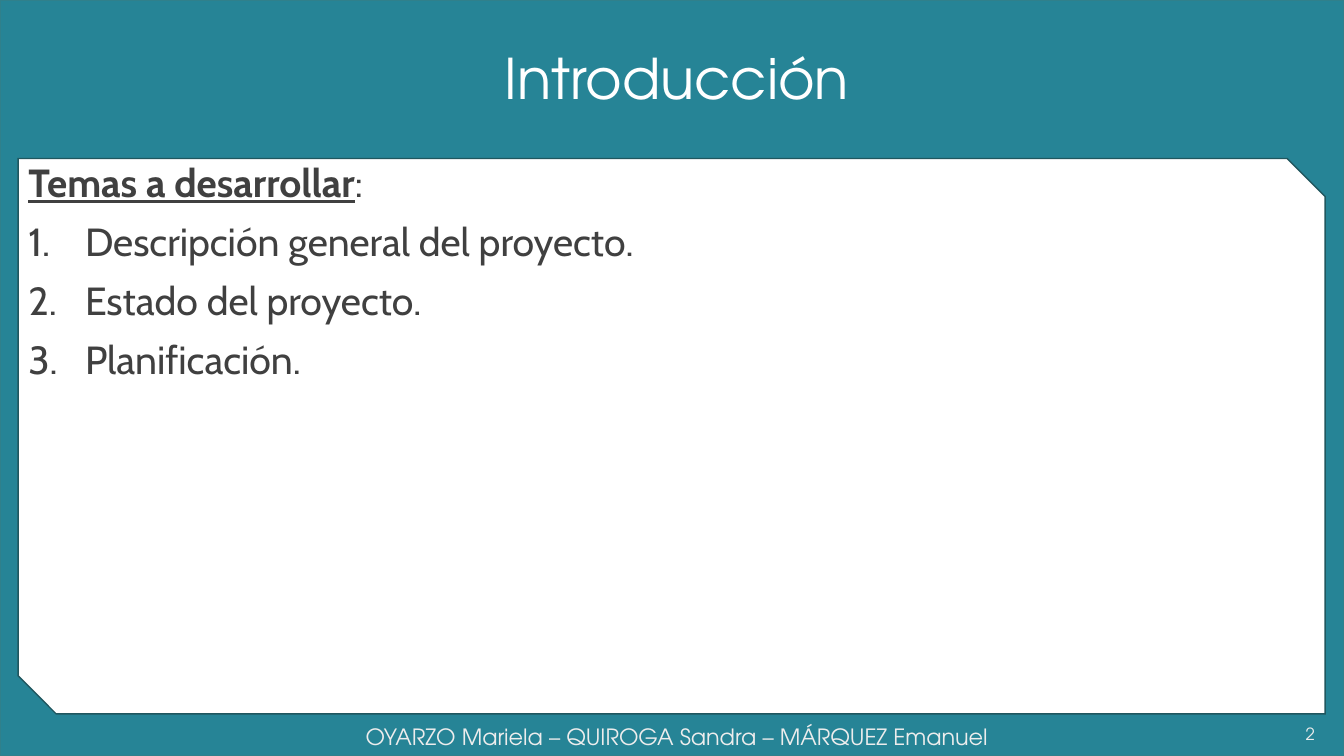
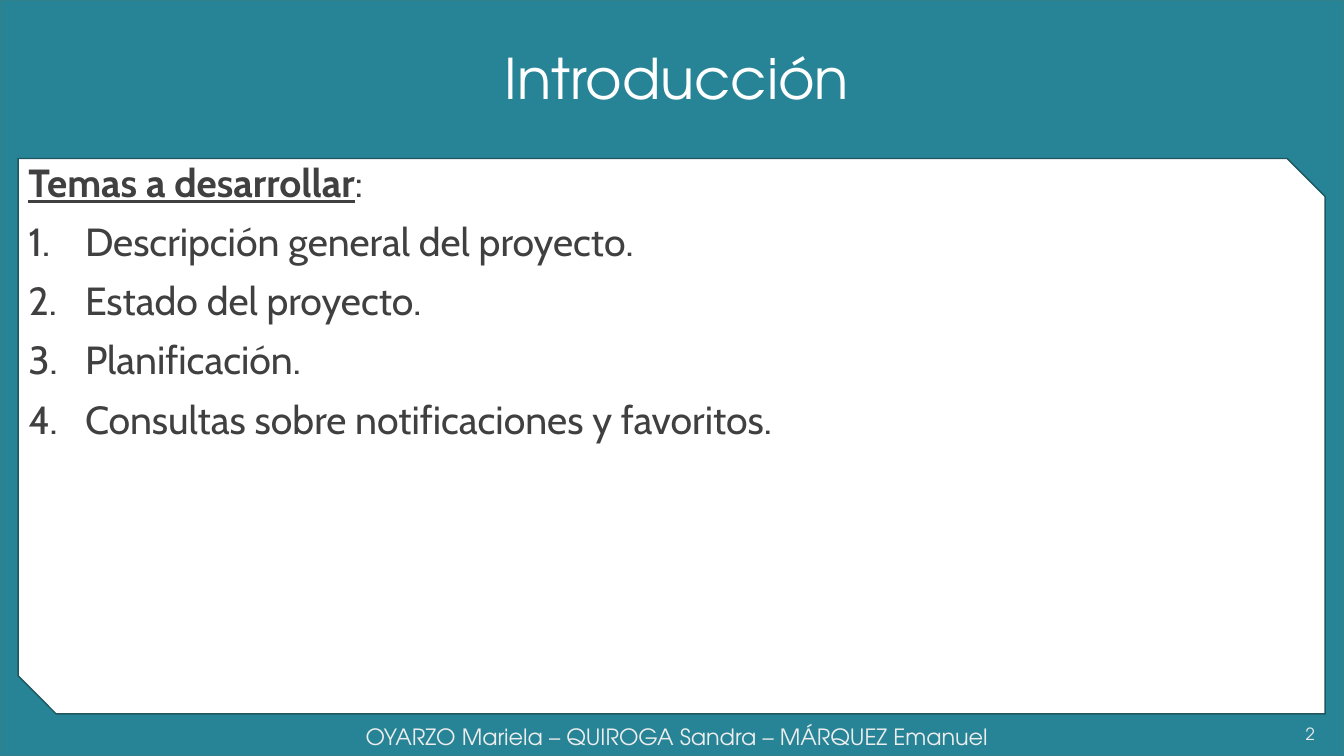
Before and after one commit to grupoyenu/yenu, a slide deck: slide 2 of 08. Presentaciones/Presentación 9 - 31.08.18.pptx. Drawn at 1344x756 pixels with LibreOffice and Linux fonts; fonts in the diff are those of the drawing; background and template pictures are left out. Boxes give left, top, right and bottom in pixels: in the first picture for what was removed or moved away, otherwise in the second. Text is boxed around its words. In the diff, an @@ line names an element or a change of style, - is before the commit and + after.

```diff
--- a/08. Presentaciones/Presentación 9 - 31.08.18.pptx
+++ b/08. Presentaciones/Presentación 9 - 31.08.18.pptx
@@ text at (x1=85, y1=404, x2=772, y2=443): paragraph added @@
+4. Consultas sobre notificaciones y favoritos.
```
Also in this commit, not shown: 3 other slides changed.
